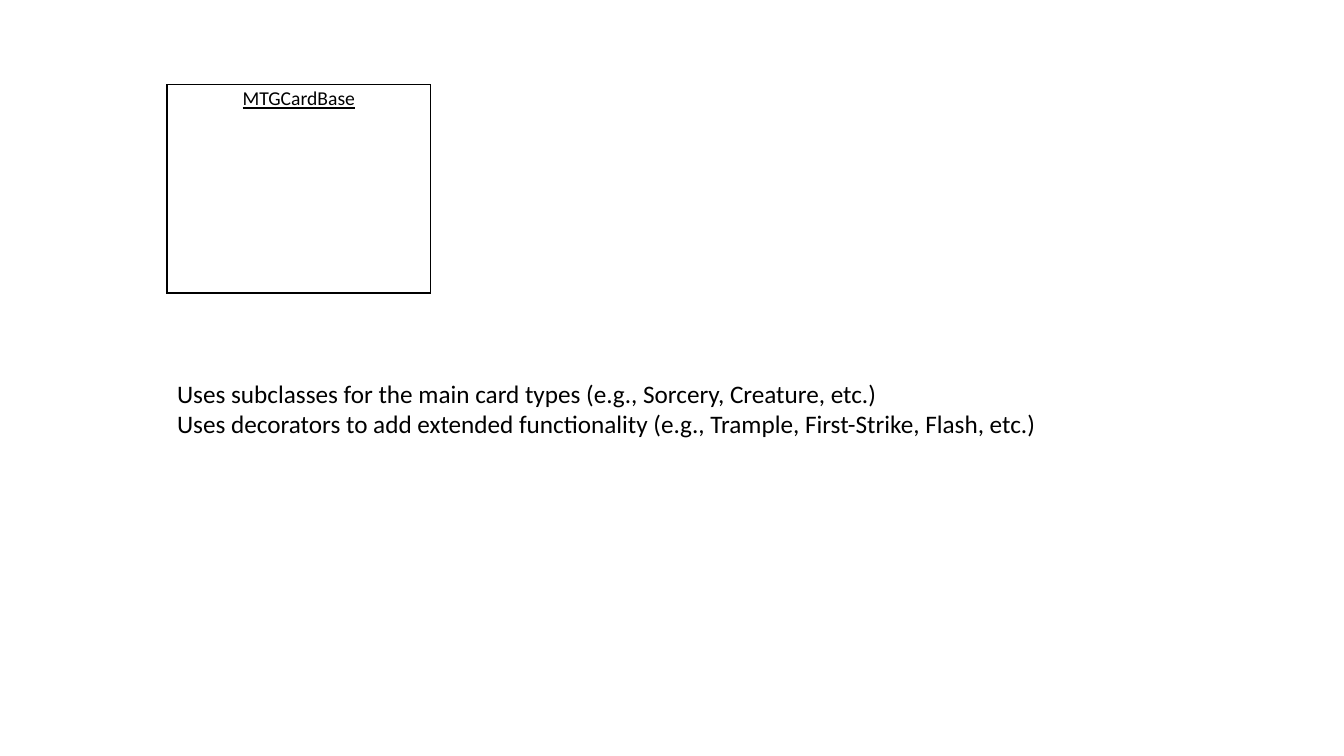
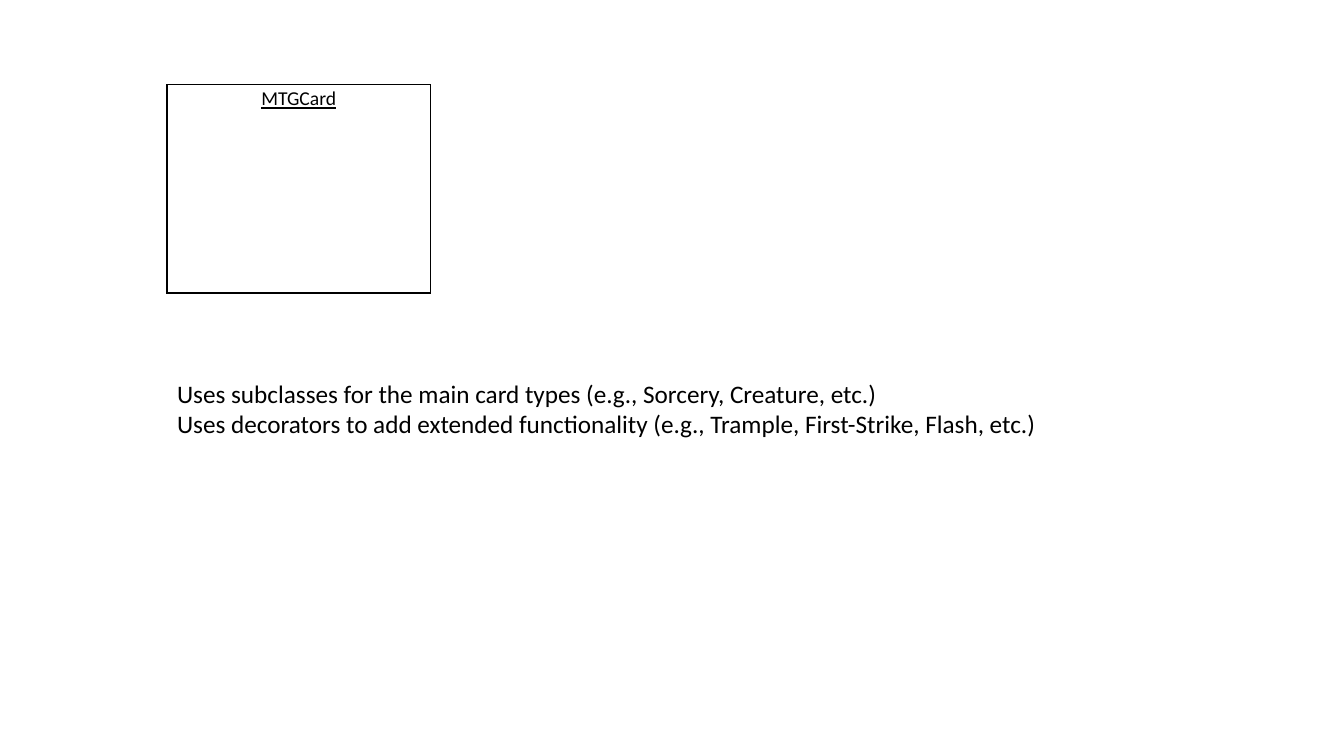
Before and after one commit to glaif/mtgsim, a slide deck: slide 1 of Docs/MTG Object Model.pptx. Drawn at 1344x756 pixels with LibreOffice and Linux fonts; fonts in the diff are those of the drawing. Boxes give left, top, right and bottom in pixels: in the first picture for what was removed or moved away, otherwise in the second. Text is boxed around its words. In the diff, an @@ line names an element or a change of style, - is before the commit and + after.

```diff
--- a/Docs/MTG Object Model.pptx
+++ b/Docs/MTG Object Model.pptx
@@ text in rectangle at bbox=[261, 91, 336, 109]: text changed @@
-MTGCardBase
+MTGCard
```
Also in this commit, not shown: 1 slide added, 14 other files.
